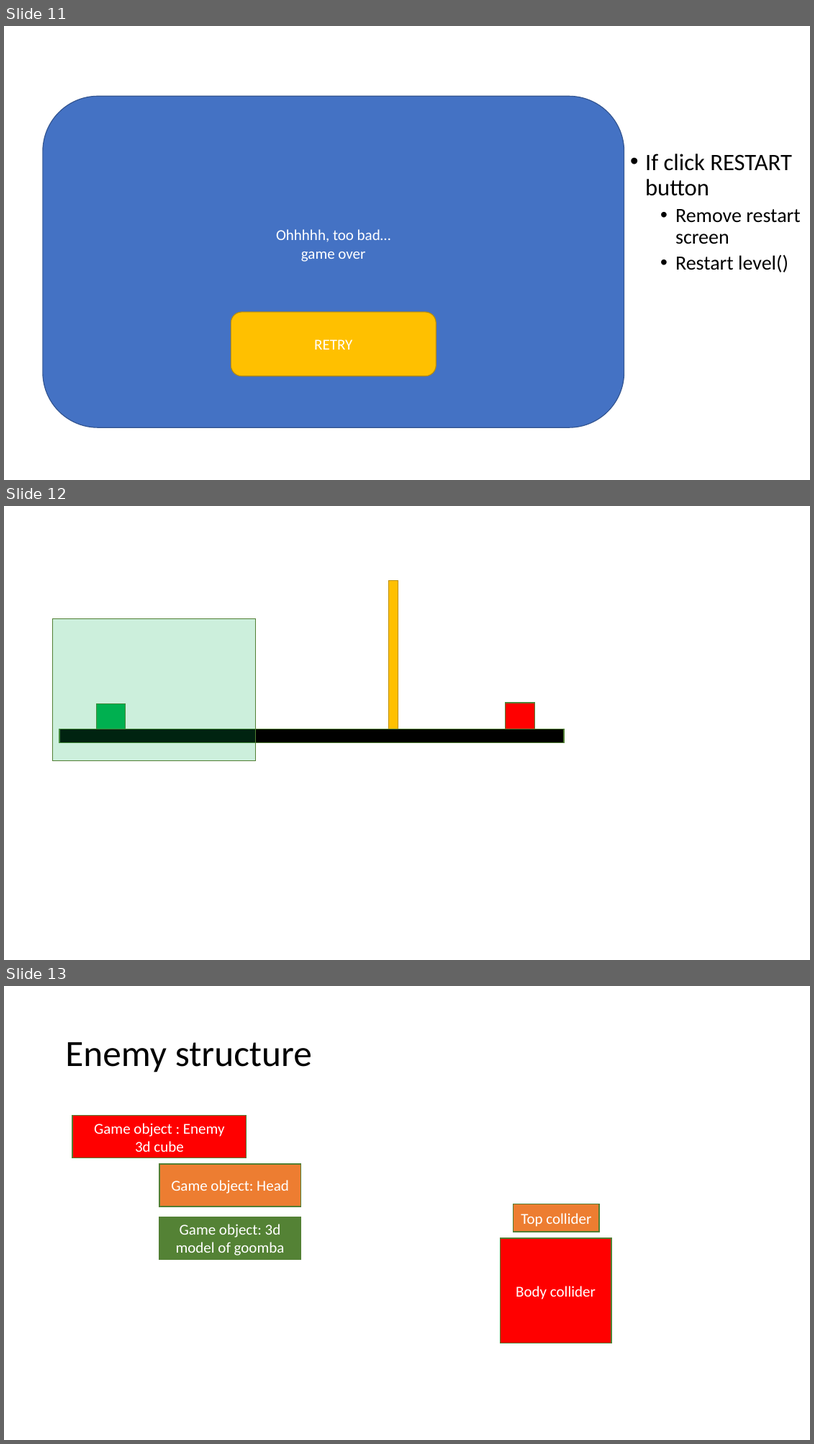
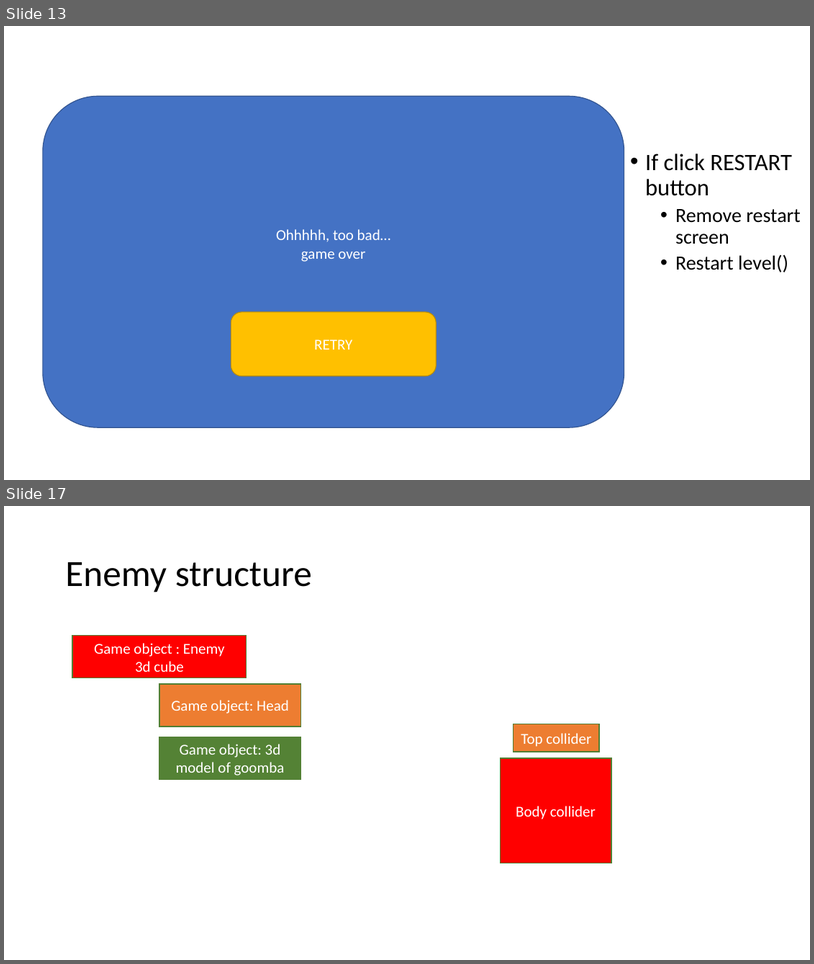
Before and after one commit to shacharoz/LearningUnity-Mario, a slide deck: Design/Mario Rules.pptx. Shown one above the other, each under a label of ours: slides 11, 12 and 13 before the commit, slides 13 and 17 after it; the slides between them are not shown. The pictures are 814x1444 and 814x964 pixels, drawn with LibreOffice and Linux fonts; fonts in the diff are those of the drawing. Boxes give left, top, right and bottom in pixels: in the first picture for what was removed or moved away, otherwise in the second. Text is boxed around its words. In the diff, an @@ line names an element or a change of style, - is before the commit and + after.

```diff
--- a/Design/Mario Rules.pptx
+++ b/Design/Mario Rules.pptx
@@ slide 12 removed at (x1=4, y1=506, x2=810, y2=960), background #FFFFFF @@
@@ rectangle removed at (x1=388, y1=580, x2=398, y2=728) @@
@@ rectangle removed at (x1=53, y1=618, x2=256, y2=761) @@
@@ rectangle removed at (x1=97, y1=704, x2=126, y2=731) @@
@@ rectangle removed at (x1=506, y1=703, x2=535, y2=730) @@
@@ rectangle removed at (x1=59, y1=728, x2=565, y2=743) @@
@@ what was slide 11 is now slide 13 @@
@@ what was slide 13 is now slide 17 @@
```
Also in this commit, not shown: 6 slides changed, 3 slides added, 3 other files.
